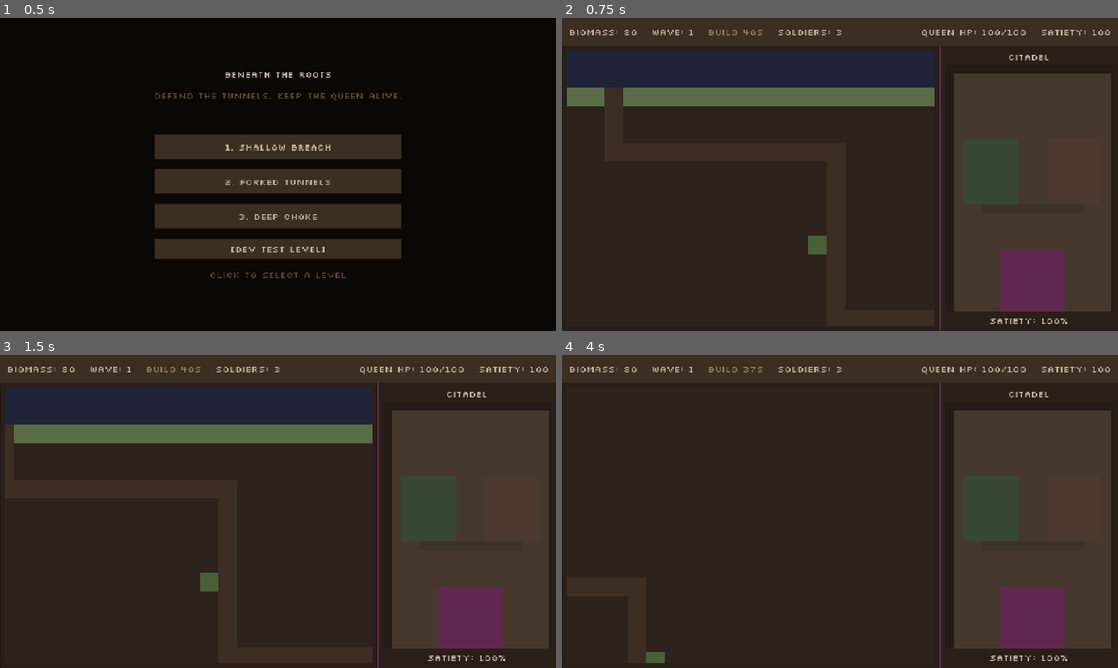
Above: before the commit, frames 1-4 (two rows, left to right).
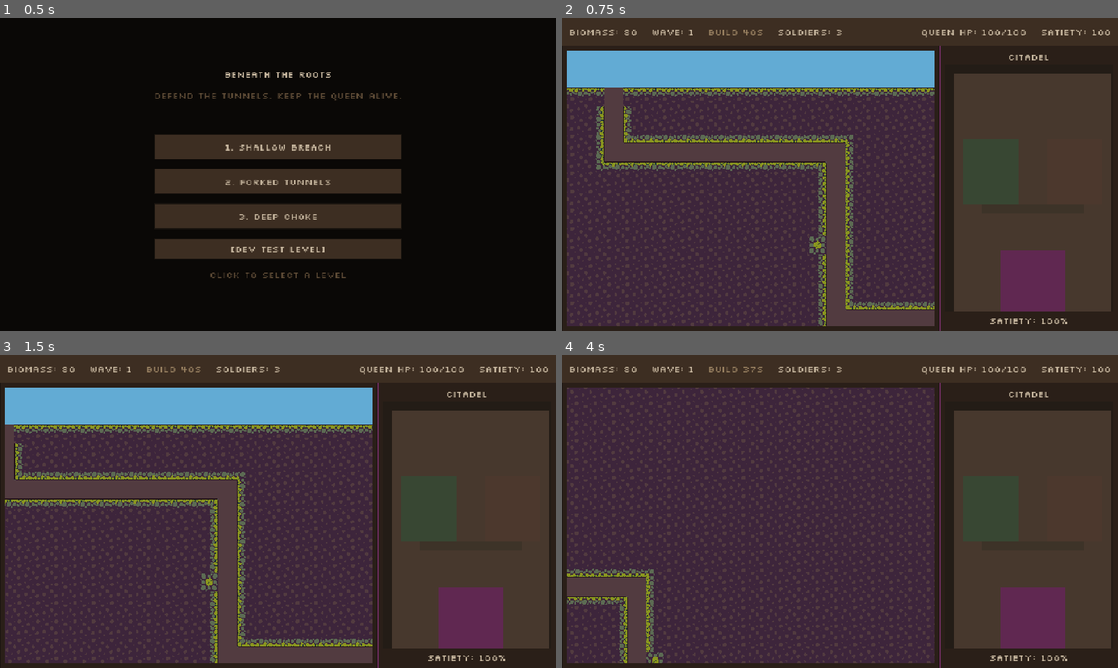
Above: after the commit, the same moments.

Repository: matiaspereiraobando/beneath-the-roots
Game: Godot game, scene res://scenes/menu.tscn
Same seed, same stepped clock (60 frames per second), same inputs: the game is played once before the commit and once after it.
Inputs (mouse positions are in pixels of both pictures, inside the frame that each line leads up to):
- Up to frame 1 (0.5 s): no input
- Up to frame 2 (0.75 s): click "1. Shallow Breach" at 0.5 s
- Up to frame 3 (1.5 s): tap Enter at 1.25 s; move the mouse to (400, 495) at 1.27 s; hold D (macro_pan_right) from 1.28 s (still down); click (400, 495) at 1.42 s
- Up to frame 4 (4 s): move the mouse to (728, 527) at 2.02 s; release D (macro_pan_right) at 2.03 s; hold S (macro_pan_down) 2.03-2.78 s; move the mouse to (895, 442) at 2.77 s; hold D (macro_pan_right) 2.78-3.53 s; move the mouse to (812, 574) at 3.52 s; hold W (macro_pan_up) from 3.53 s (still down); click (812, 574) at 3.67 s

Frame 1 is identical in both runs. In frame 2, 57% of the frame differs, in the area x 0-67%, y 10-99%; in frame 3, 57%; in frame 4, 58%.

Commit message:
feat: hand-drawn macro terrain with dirt autotile painting
Replace colored macro placeholders with PNG atlases and tunnel-neighbor mask painting, including fallback for incomplete autotile slots.

Co-authored-by: Cursor <cursoragent@cursor.com>

Diff:
--- a/project.godot
+++ b/project.godot
@@ -31,29 +31,6 @@
 window/size/viewport_width=960
 window/size/viewport_height=540
 window/stretch/mode="canvas_items"
-
-[input]
-
-macro_pan_up={
-"deadzone": 0.5,
-"events": [Object(InputEventKey,"resource_local_to_scene":false,"resource_name":"","device":-1,"window_id":0,"alt_pressed":false,"shift_pressed":false,"ctrl_pressed":false,"meta_pressed":false,"pressed":false,"keycode":0,"physical_keycode":87,"key_label":0,"unicode":119,"location":0,"echo":false,"script":null)
-]
-}
-macro_pan_down={
-"deadzone": 0.5,
-"events": [Object(InputEventKey,"resource_local_to_scene":false,"resource_name":"","device":-1,"window_id":0,"alt_pressed":false,"shift_pressed":false,"ctrl_pressed":false,"meta_pressed":false,"pressed":false,"keycode":0,"physical_keycode":83,"key_label":0,"unicode":115,"location":0,"echo":false,"script":null)
-]
-}
-macro_pan_left={
-"deadzone": 0.5,
-"events": [Object(InputEventKey,"resource_local_to_scene":false,"resource_name":"","device":-1,"window_id":0,"alt_pressed":false,"shift_pressed":false,"ctrl_pressed":false,"meta_pressed":false,"pressed":false,"keycode":0,"physical_keycode":65,"key_label":0,"unicode":97,"location":0,"echo":false,"script":null)
-]
-}
-macro_pan_right={
-"deadzone": 0.5,
-"events": [Object(InputEventKey,"resource_local_to_scene":false,"resource_name":"","device":-1,"window_id":0,"alt_pressed":false,"shift_pressed":false,"ctrl_pressed":false,"meta_pressed":false,"pressed":false,"keycode":0,"physical_keycode":68,"key_label":0,"unicode":100,"location":0,"echo":false,"script":null)
-]
-}
 
 [importer_defaults]
 
@@ -91,6 +68,29 @@
 "subpixel_positioning": 0
 }
 
+[input]
+
+macro_pan_up={
+"deadzone": 0.5,
+"events": [Object(InputEventKey,"resource_local_to_scene":false,"resource_name":"","device":-1,"window_id":0,"alt_pressed":false,"shift_pressed":false,"ctrl_pressed":false,"meta_pressed":false,"pressed":false,"keycode":0,"physical_keycode":87,"key_label":0,"unicode":119,"location":0,"echo":false,"script":null)
+]
+}
+macro_pan_down={
+"deadzone": 0.5,
+"events": [Object(InputEventKey,"resource_local_to_scene":false,"resource_name":"","device":-1,"window_id":0,"alt_pressed":false,"shift_pressed":false,"ctrl_pressed":false,"meta_pressed":false,"pressed":false,"keycode":0,"physical_keycode":83,"key_label":0,"unicode":115,"location":0,"echo":false,"script":null)
+]
+}
+macro_pan_left={
+"deadzone": 0.5,
+"events": [Object(InputEventKey,"resource_local_to_scene":false,"resource_name":"","device":-1,"window_id":0,"alt_pressed":false,"shift_pressed":false,"ctrl_pressed":false,"meta_pressed":false,"pressed":false,"keycode":0,"physical_keycode":65,"key_label":0,"unicode":97,"location":0,"echo":false,"script":null)
+]
+}
+macro_pan_right={
+"deadzone": 0.5,
+"events": [Object(InputEventKey,"resource_local_to_scene":false,"resource_name":"","device":-1,"window_id":0,"alt_pressed":false,"shift_pressed":false,"ctrl_pressed":false,"meta_pressed":false,"pressed":false,"keycode":0,"physical_keycode":68,"key_label":0,"unicode":100,"location":0,"echo":false,"script":null)
+]
+}
+
 [rendering]
 
 textures/canvas_textures/default_texture_filter=0
--- a/scripts/data/level_loader.gd
+++ b/scripts/data/level_loader.gd
@@ -2,6 +2,7 @@
 class_name LevelLoader
 
 const LEVEL_DIR := "res://data/levels/"
+const MacroCell = preload("res://scripts/data/macro_tiles.gd").Cell
 
 static func load_level(level_id: String) -> Dictionary:
 	var path := LEVEL_DIR + level_id + ".json"
@@ -23,31 +24,31 @@
 	for y in rows:
 		var row: Array = []
 		for x in cols:
-			row.append(PlaceholderTilesets.MacroTile.ROCK)
+			row.append(MacroCell.ROCK)
 		cells.append(row)
 	for x in cols:
-		cells[0][x] = PlaceholderTilesets.MacroTile.SKY
-		cells[1][x] = PlaceholderTilesets.MacroTile.SKY
+		cells[0][x] = MacroCell.SKY
+		cells[1][x] = MacroCell.SKY
 	# Full grass surface row (row 2)
 	for x in cols:
-		cells[2][x] = PlaceholderTilesets.MacroTile.SURFACE
+		cells[2][x] = MacroCell.SURFACE
 	var spawn: Vector2i = Vector2i(data.spawnTile.x, data.spawnTile.y)
-	cells[spawn.y][spawn.x] = PlaceholderTilesets.MacroTile.SPAWN
+	cells[spawn.y][spawn.x] = MacroCell.SPAWN
 	for pair in data.get("tunnelTiles", []):
 		var c := Vector2i(pair[0], pair[1])
-		cells[c.y][c.x] = PlaceholderTilesets.MacroTile.TUNNEL
+		cells[c.y][c.x] = MacroCell.TUNNEL
 	for slot in data.get("buildSlots", []):
 		var c := Vector2i(slot.x, slot.y)
-		if cells[c.y][c.x] == PlaceholderTilesets.MacroTile.TUNNEL:
+		if cells[c.y][c.x] == MacroCell.TUNNEL:
 			push_warning("Build slot overlaps path at (%d, %d)" % [c.x, c.y])
 		else:
-			cells[c.y][c.x] = PlaceholderTilesets.MacroTile.BUILD
+			cells[c.y][c.x] = MacroCell.BUILD
 	var rect: Dictionary = data.citadelRect
 	for dy in rect.h:
 		for dx in rect.w:
 			var cx: int = rect.x + dx
 			var cy: int = rect.y + dy
 			if cx >= 0 and cx < cols and cy >= 0 and cy < rows:
-				cells[cy][cx] = PlaceholderTilesets.MacroTile.CITADEL
+				cells[cy][cx] = MacroCell.CITADEL
 	data["cells"] = cells
 	return data
--- /dev/null
+++ b/scripts/data/macro_tiles.gd
@@ -0,0 +1,3 @@
+extends RefCounted
+
+enum Cell { SKY, SURFACE, ROCK, TUNNEL, BUILD, CITADEL, SPAWN }
--- a/scripts/macro_world.gd
+++ b/scripts/macro_world.gd
@@ -19,10 +19,14 @@
 var _projectile_sprites: Dictionary = {}
 var _selected_tower: Dictionary = {}
 var _textures: Dictionary = {}
+var _macro_tileset
+var _terrain_painter
 
 
 func _ready() -> void:
-	terrain.tile_set = PlaceholderTilesets.build_macro_tileset(GameTuning.TILE_SIZE)
+	_macro_tileset = load("res://scripts/util/macro_tileset.gd").new()
+	_terrain_painter = load("res://scripts/systems/macro_terrain_painter.gd").new()
+	terrain.tile_set = _macro_tileset.tile_set
 	camera.make_current()
 	_load_textures()
 	tower_menu.visible = false
@@ -74,7 +78,8 @@
 	_clear_children(enemies_root)
 	_clear_children(towers_root)
 	_clear_children(projectiles_root)
-	terrain.tile_set = PlaceholderTilesets.build_macro_tileset(GameTuning.TILE_SIZE)
+	_macro_tileset = load("res://scripts/util/macro_tileset.gd").new()
+	terrain.tile_set = _macro_tileset.tile_set
 	_paint_level(GameState.level_data)
 	_pathfinding.setup_from_level(GameState.level_data)
 	_wave_manager.setup(_pathfinding)
@@ -85,16 +90,7 @@
 
 
 func _paint_level(level: Dictionary) -> void:
-	terrain.clear()
-	var cells: Array = level.cells
-	for y in cells.size():
-		for x in cells[y].size():
-			var tile: int = cells[y][x]
-			terrain.set_cell(
-				Vector2i(x, y),
-				0,
-				PlaceholderTilesets.macro_tile_to_atlas(tile)
-			)
+	_terrain_painter.paint_all(terrain, level.cells, _macro_tileset)
 
 
 func _process(delta: float) -> void:
--- /dev/null
+++ b/scripts/systems/macro_terrain_painter.gd
@@ -0,0 +1,94 @@
+extends RefCounted
+
+const MacroCell = preload("res://scripts/data/macro_tiles.gd").Cell
+const SOURCE_BASIC := 0
+const SOURCE_AUTOTILE := 1
+
+const MASK_N := 1
+const MASK_NE := 2
+const MASK_E := 4
+const MASK_SE := 8
+const MASK_S := 16
+const MASK_SW := 32
+const MASK_W := 64
+const MASK_NW := 128
+
+const OFFSETS: Array[Vector2i] = [
+	Vector2i(0, -1), Vector2i(1, -1), Vector2i(1, 0), Vector2i(1, 1),
+	Vector2i(0, 1), Vector2i(-1, 1), Vector2i(-1, 0), Vector2i(-1, -1),
+]
+const MASK_BITS: Array[int] = [
+	MASK_N, MASK_NE, MASK_E, MASK_SE, MASK_S, MASK_SW, MASK_W, MASK_NW,
+]
+
+# Logic enum order differs from basic atlas column order (spawn/citadel swapped).
+const BASIC_ATLAS: Dictionary = {
+	MacroCell.SKY: 0,
+	MacroCell.SURFACE: 1,
+	MacroCell.TUNNEL: 3,
+	MacroCell.BUILD: 4,
+	MacroCell.SPAWN: 5,
+	MacroCell.CITADEL: 6,
+}
+
+
+func paint_all(tile_map: TileMapLayer, cells: Array, tileset) -> void:
+	tile_map.clear()
+	for y in cells.size():
+		for x in cells[y].size():
+			_paint_cell(tile_map, cells, x, y, tileset)
+
+
+func refresh_region(
+	tile_map: TileMapLayer,
+	cells: Array,
+	center: Vector2i,
+	radius: int,
+	tileset,
+) -> void:
+	var rows: int = cells.size()
+	if rows == 0:
+		return
+	var cols: int = cells[0].size()
+	for dy in range(-radius, radius + 1):
+		for dx in range(-radius, radius + 1):
+			var x := center.x + dx
+			var y := center.y + dy
+			if x < 0 or y < 0 or y >= rows or x >= cols:
+				continue
+			_paint_cell(tile_map, cells, x, y, tileset)
+
+
+func compute_tunnel_mask(cells: Array, x: int, y: int) -> int:
+	var mask := 0
+	for i in OFFSETS.size():
+		var n := Vector2i(x, y) + OFFSETS[i]
+		if not _in_bounds(cells, n):
+			continue
+		if cells[n.y][n.x] == MacroCell.TUNNEL:
+			mask |= MASK_BITS[i]
+	return mask
+
+
+func _paint_cell(tile_map: TileMapLayer, cells: Array, x: int, y: int, tileset) -> void:
+	var cell_type: int = cells[y][x]
+	var source_id: int
+	var atlas: Vector2i
+	match cell_type:
+		MacroCell.ROCK:
+			var mask := compute_tunnel_mask(cells, x, y)
+			mask = tileset.resolve_mask(mask)
+			source_id = SOURCE_AUTOTILE
+			atlas = tileset.autotile_atlas_coords(mask)
+		_:
+			source_id = SOURCE_BASIC
+			atlas = tileset.basic_atlas_coords(BASIC_ATLAS.get(cell_type, 0))
+	tile_map.set_cell(Vector2i(x, y), source_id, atlas)
+
+
+func _in_bounds(cells: Array, pos: Vector2i) -> bool:
+	if pos.y < 0 or pos.y >= cells.size():
+		return false
+	if pos.x < 0 or pos.x >= cells[pos.y].size():
+		return false
+	return true
--- a/scripts/systems/pathfinding.gd
+++ b/scripts/systems/pathfinding.gd
@@ -1,5 +1,7 @@
 extends RefCounted
 class_name GridPathfinding
+
+const MacroCell = preload("res://scripts/data/macro_tiles.gd").Cell
 
 var _astar := AStarGrid2D.new()
 var _cols: int = 0
@@ -25,16 +27,16 @@
 		for x in _cols:
 			var tile: int = cells[y][x]
 			var walkable := tile in [
-				PlaceholderTilesets.MacroTile.SURFACE,
-				PlaceholderTilesets.MacroTile.TUNNEL,
-				PlaceholderTilesets.MacroTile.CITADEL,
-				PlaceholderTilesets.MacroTile.SPAWN,
+				MacroCell.SURFACE,
+				MacroCell.TUNNEL,
+				MacroCell.CITADEL,
+				MacroCell.SPAWN,
 			]
 			_astar.set_point_solid(Vector2i(x, y), not walkable)
 
 
 func rebuild(_level: Dictionary) -> void:
-	# Sprint 03: refresh grid after dig
+	# Sprint 03: refresh A* and call MacroTerrainPainter.refresh_region after dig.
 	pass
 
 
--- /dev/null
+++ b/scripts/util/macro_tileset.gd
@@ -0,0 +1,155 @@
+extends RefCounted
+
+const BASIC_PATH := "res://assets/tilesets/macro_basic_tiles.png"
+const AUTOTILE_PATH := "res://assets/tilesets/macro_terrain_atlas.png"
+const BASIC_TILE_COUNT := 16
+const AUTOTILE_GRID := 16
+const SOURCE_BASIC := 0
+const SOURCE_AUTOTILE := 1
+const MAGENTA_THRESHOLD := 0.9
+
+# Mask bits: NW=128 N=1 NE=2 E=4 SE=8 S=16 SW=32 W=64
+const CARDINAL_MASK := 1 | 4 | 16 | 64
+
+var tile_set: TileSet
+var valid_masks: Dictionary = {}
+var _mask_fallbacks: Dictionary = {}
+var _warned_masks: Dictionary = {}
+
+
+func _init() -> void:
+	_build()
+
+
+func basic_atlas_coords(tile: int) -> Vector2i:
+	return Vector2i(int(tile), 0)
+
+
+func autotile_atlas_coords(mask: int) -> Vector2i:
+	return Vector2i(mask % AUTOTILE_GRID, mask >> 4)
+
+
+func resolve_mask(mask: int) -> int:
+	if valid_masks.get(mask, false):
+		return mask
+	if _mask_fallbacks.has(mask):
+		return _mask_fallbacks[mask]
+	var best := 0
+	var best_pop := -1
+	var best_card := -1
+	for sub in range(mask + 1):
+		if (sub & mask) != sub:
+			continue
+		if not valid_masks.get(sub, false):
+			continue
+		var pop: int = _popcount(sub)
+		var card: int = _popcount(sub & CARDINAL_MASK)
+		if pop > best_pop or (pop == best_pop and card > best_card):
+			best = sub
+			best_pop = pop
+			best_card = card
+	if mask != best and not _warned_masks.has(mask):
+		_warned_masks[mask] = true
+		push_warning("Autotile mask %d missing; using fallback mask %d" % [mask, best])
+	_mask_fallbacks[mask] = best
+	return best
+
+
+func _build() -> void:
+	var tile_size := GameTuning.TILE_SIZE
+	var basic_image := _load_image(BASIC_PATH)
+	var autotile_image := _load_image(AUTOTILE_PATH)
+	_key_magenta_transparent(autotile_image)
+	valid_masks = _scan_valid_masks(autotile_image, tile_size)
+	if not valid_masks.get(0, false):
+		push_warning("Autotile mask 0 (plain dirt) is missing from macro_terrain_atlas.png")
+		valid_masks[0] = true
+	var basic_tex := ImageTexture.create_from_image(basic_image)
+	var autotile_tex := ImageTexture.create_from_image(autotile_image)
+	var basic_atlas := TileSetAtlasSource.new()
+	basic_atlas.texture = basic_tex
+	basic_atlas.texture_region_size = Vector2i(tile_size, tile_size)
+	for i in BASIC_TILE_COUNT:
+		basic_atlas.create_tile(Vector2i(i, 0))
+	var autotile_atlas := TileSetAtlasSource.new()
+	autotile_atlas.texture = autotile_tex
+	autotile_atlas.texture_region_size = Vector2i(tile_size, tile_size)
+	for mask in range(256):
+		var coords := autotile_atlas_coords(mask)
+		if valid_masks.get(mask, false):
+			autotile_atlas.create_tile(coords)
+	tile_set = TileSet.new()
+	tile_set.tile_size = Vector2i(tile_size, tile_size)
+	tile_set.add_custom_data_layer()
+	tile_set.set_custom_data_layer_name(0, "walkable")
+	tile_set.set_custom_data_layer_type(0, TYPE_BOOL)
+	tile_set.add_custom_data_layer()
+	tile_set.set_custom_data_layer_name(1, "build_slot")
+	tile_set.set_custom_data_layer_type(1, TYPE_BOOL)
+	tile_set.add_custom_data_layer()
+	tile_set.set_custom_data_layer_name(2, "citadel")
+	tile_set.set_custom_data_layer_type(2, TYPE_BOOL)
+	tile_set.add_source(basic_atlas, SOURCE_BASIC)
+	tile_set.add_source(autotile_atlas, SOURCE_AUTOTILE)
+	_apply_basic_custom_data(basic_atlas)
+
+
+func _apply_basic_custom_data(atlas: TileSetAtlasSource) -> void:
+	for i in BASIC_TILE_COUNT:
+		if not atlas.has_tile(Vector2i(i, 0)):
+			continue
+		var tile_data := atlas.get_tile_data(Vector2i(i, 0), 0)
+		var walkable := i in [1, 3, 5, 6]  # surface, tunnel, spawn, citadel
+		tile_data.set_custom_data("walkable", walkable)
+		tile_data.set_custom_data("build_slot", i == 4)
+		tile_data.set_custom_data("citadel", i == 6)
+
+
+func _load_image(path: String) -> Image:
+	var texture := load(path) as Texture2D
+	if texture:
+		return texture.get_image()
+	var image := Image.new()
+	if image.load(path) != OK:
+		push_error("Failed to load macro tile image: %s" % path)
+		return Image.create(32, 32, false, Image.FORMAT_RGBA8)
+	return image
+
+
+func _key_magenta_transparent(image: Image) -> void:
+	if image.get_format() != Image.FORMAT_RGBA8:
+		image.convert(Image.FORMAT_RGBA8)
+	for y in image.get_height():
+		for x in image.get_width():
+			var c := image.get_pixel(x, y)
+			if _is_magenta(c):
+				image.set_pixel(x, y, Color(0, 0, 0, 0))
+
+
+func _is_magenta(c: Color) -> bool:
+	return c.r > 0.98 and c.g < 0.04 and c.b > 0.98
+
+
+func _scan_valid_masks(image: Image, tile_size: int) -> Dictionary:
+	var valid: Dictionary = {}
+	for mask in range(256):
+		var col := mask % AUTOTILE_GRID
+		var row := mask >> 4
+		var magenta := 0
+		var total := tile_size * tile_size
+		for y in tile_size:
+			for x in tile_size:
+				var px := image.get_pixel(col * tile_size + x, row * tile_size + y)
+				if _is_magenta(px) or px.a < 0.1:
+					magenta += 1
+		if float(magenta) / float(total) < MAGENTA_THRESHOLD:
+			valid[mask] = true
+	return valid
+
+
+func _popcount(value: int) -> int:
+	var n := 0
+	while value > 0:
+		n += value & 1
+		value >>= 1
+	return n
--- a/scripts/util/placeholder_tilesets.gd
+++ b/scripts/util/placeholder_tilesets.gd
@@ -1,20 +1,6 @@
 extends RefCounted
 class_name PlaceholderTilesets
-## Runtime placeholder TileSets until PixelLab art is integrated.
-
-enum MacroTile { SKY, SURFACE, ROCK, TUNNEL, BUILD, CITADEL, SPAWN }
-
-const MACRO_TILE_COUNT := 7
-
-const MACRO_COLORS: Array[Color] = [
-	Color(0.12, 0.14, 0.22),
-	Color(0.35, 0.42, 0.28),
-	Color(0.18, 0.14, 0.11),
-	Color(0.24, 0.18, 0.14),
-	Color(0.28, 0.38, 0.22),
-	Color(0.42, 0.18, 0.36),
-	Color(0.32, 0.38, 0.30),
-]
+## Runtime placeholder TileSets for micro citadel until art is integrated.
 
 enum CitadelTile { FLOOR, WALL, NURSERY, ARMORY, QUEEN, CORRIDOR }
 
@@ -28,43 +14,6 @@
 	Color(0.38, 0.16, 0.32),
 	Color(0.24, 0.20, 0.16),
 ]
-
-
-static func build_macro_tileset(tile_size: int = 16) -> TileSet:
-	var atlas_image := Image.create(tile_size * MACRO_TILE_COUNT, tile_size, false, Image.FORMAT_RGBA8)
-	for i in MACRO_TILE_COUNT:
-		var c: Color = MACRO_COLORS[i]
-		for x in tile_size:
-			for y in tile_size:
-				atlas_image.set_pixel(i * tile_size + x, y, c)
-	var atlas_tex := ImageTexture.create_from_image(atlas_image)
-	var atlas := TileSetAtlasSource.new()
-	atlas.texture = atlas_tex
-	atlas.texture_region_size = Vector2i(tile_size, tile_size)
-	for i in MACRO_TILE_COUNT:
-		atlas.create_tile(Vector2i(i, 0))
-	var tileset := TileSet.new()
-	tileset.tile_size = Vector2i(tile_size, tile_size)
-	tileset.add_source(atlas, 0)
-	tileset.set_custom_data_layer_name(0, "walkable")
-	tileset.set_custom_data_layer_type(0, TYPE_BOOL)
-	tileset.set_custom_data_layer_name(1, "build_slot")
-	tileset.set_custom_data_layer_type(1, TYPE_BOOL)
-	tileset.set_custom_data_layer_name(2, "citadel")
-	tileset.set_custom_data_layer_type(2, TYPE_BOOL)
-	for i in MACRO_TILE_COUNT:
-		var tile_data := atlas.get_tile_data(Vector2i(i, 0), 0)
-		var walkable := i in [
-			MacroTile.SURFACE, MacroTile.TUNNEL, MacroTile.CITADEL, MacroTile.SPAWN
-		]
-		tile_data.set_custom_data("walkable", walkable)
-		tile_data.set_custom_data("build_slot", i == MacroTile.BUILD)
-		tile_data.set_custom_data("citadel", i == MacroTile.CITADEL)
-	return tileset
-
-
-static func macro_tile_to_atlas(tile: MacroTile) -> Vector2i:
-	return Vector2i(int(tile), 0)
 
 
 static func build_citadel_tileset(tile_size: int = 16) -> TileSet:
Binary file added: assets/tilesets/macro_basic_tiles.aseprite
Binary file added: assets/tilesets/macro_basic_tiles.png
Binary file added: assets/tilesets/macro_terrain_atlas.aseprite
Binary file added: assets/tilesets/macro_terrain_atlas.png
Not shown, added: scripts/data/macro_tiles.gd.uid
Not shown, added: scripts/systems/macro_terrain_painter.gd.uid
Not shown, added: scripts/util/macro_tileset.gd.uid
Not shown, changed: docs/ARCHITECTURE.md
Not shown, changed: docs/ASSETS.md
